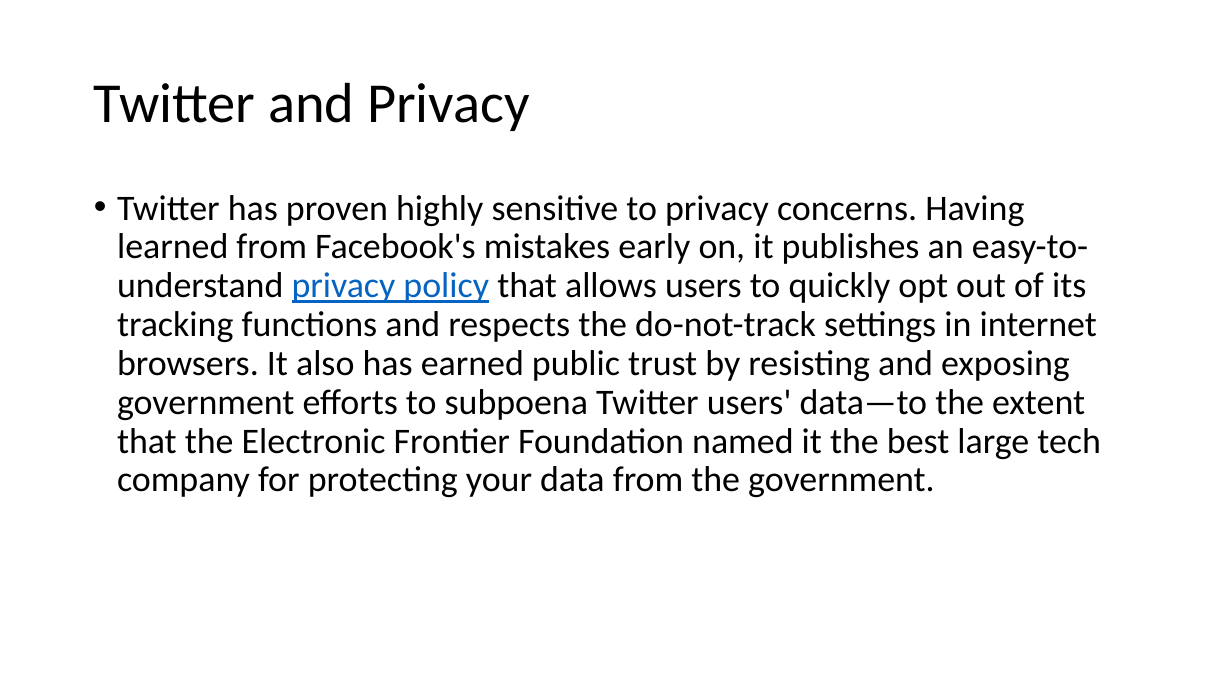
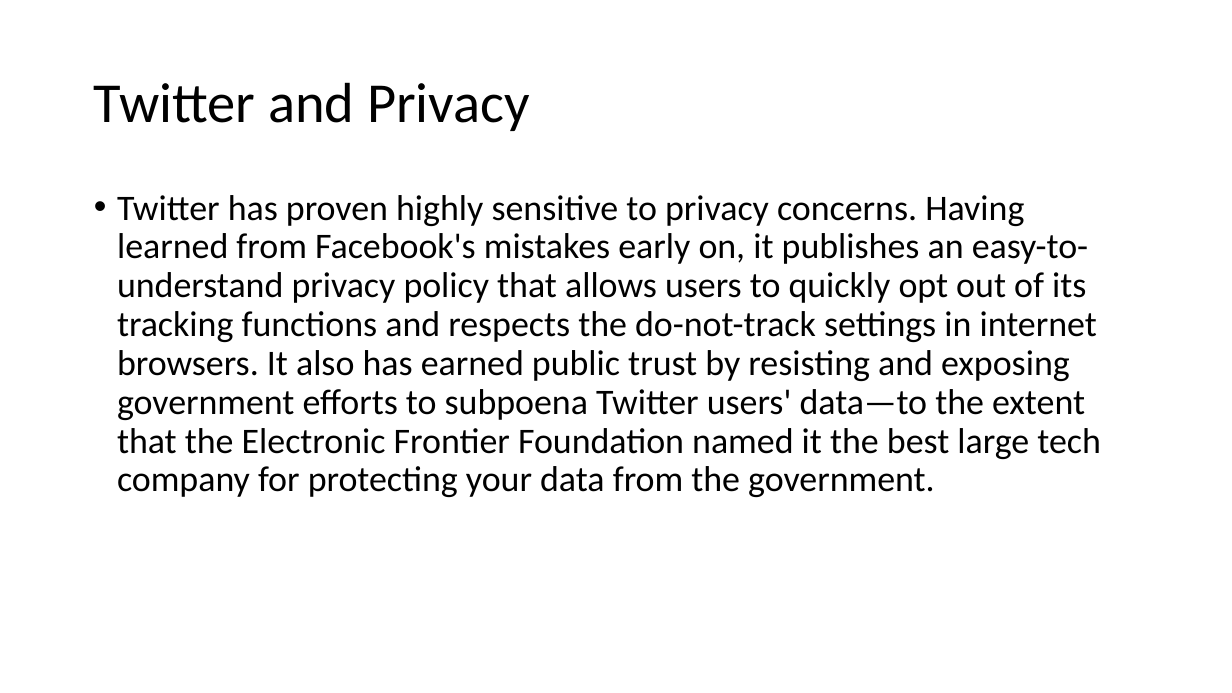
Before and after one commit to deniseygrace/COT-4935-Group-7-Project, a slide deck: slide 20 of Twitter.pptx (slide 8 before the commit). Drawn at 1232x693 pixels with LibreOffice and Linux fonts; fonts in the diff are those of the drawing. Boxes give left, top, right and bottom in pixels: in the first picture for what was removed or moved away, otherwise in the second. Text is boxed around its words. In the diff, an @@ line names an element or a change of style, - is before the commit and + after.

```diff
--- a/Twitter.pptx
+++ b/Twitter.pptx
@@ text "Twitter has proven highly sensitive ..." at [117, 195, 1101, 497]: text colour #0563C1 to #000000, underline off in "privacy policy" @@
```
Also in this commit, not shown: 4 other slides changed, 11 slides added.
